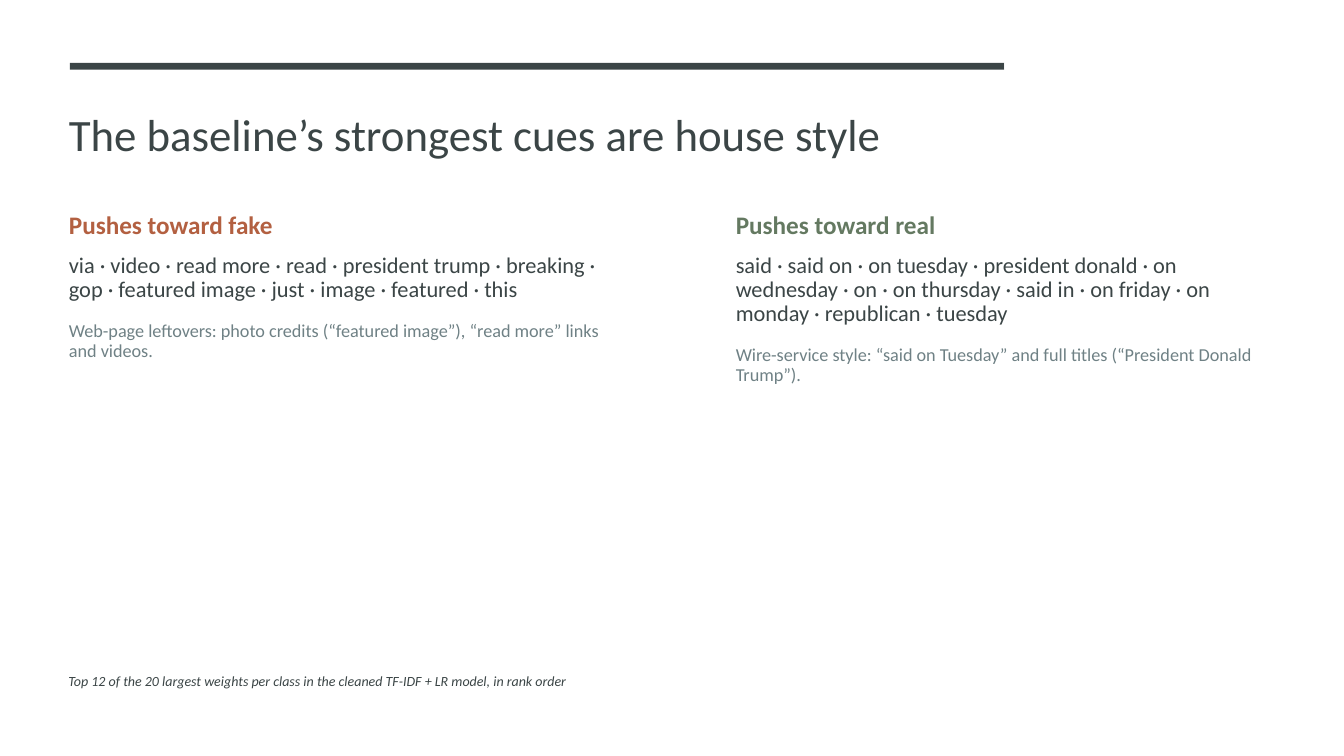
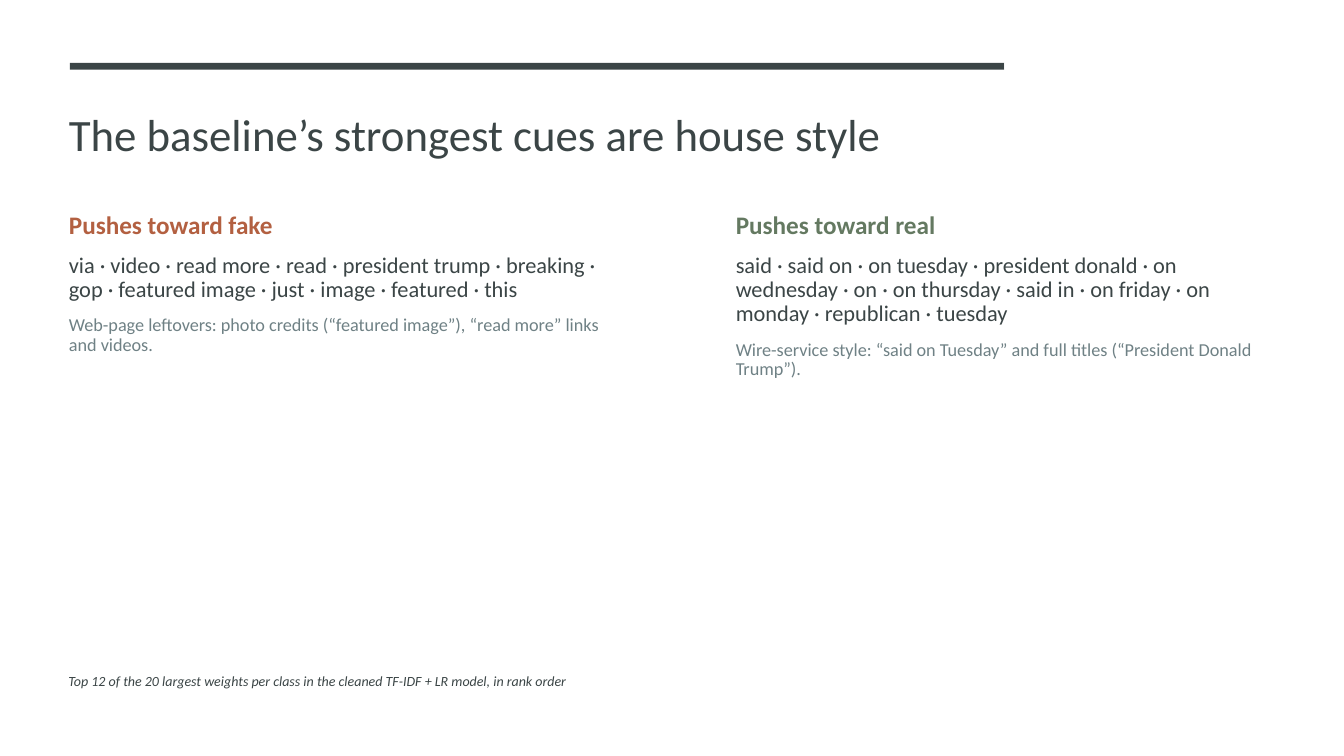
Before and after one commit to Abrafar/cs412-fake-news-detectio, a slide deck: slide 9 of presentation/CS412_Final_Presentation_Faruki.pptx. Drawn at 1344x756 pixels with LibreOffice and Linux fonts; fonts in the diff are those of the drawing. Boxes give left, top, right and bottom in pixels: in the first picture for what was removed or moved away, otherwise in the second. Text is boxed around its words. In the diff, an @@ line names an element or a change of style, - is before the commit and + after.

```diff
--- a/presentation/CS412_Final_Presentation_Faruki.pptx
+++ b/presentation/CS412_Final_Presentation_Faruki.pptx
@@ text at bbox=[69, 318, 599, 351]: less space between paragraphs @@
@@ text at bbox=[736, 343, 1252, 378]: less space between paragraphs @@
```
Also in this commit, not shown: 4 other slides changed, 1 other file.
